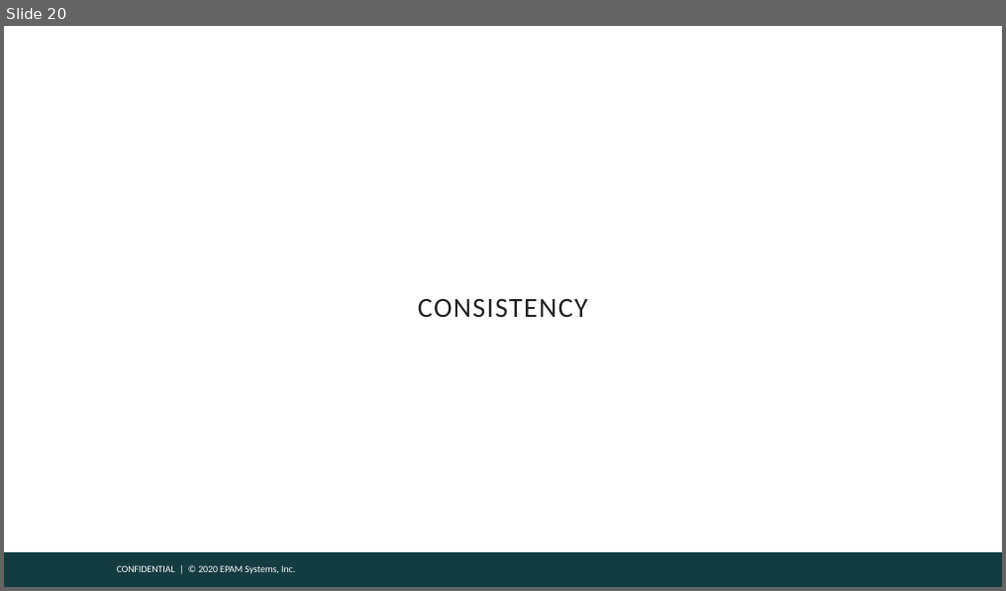
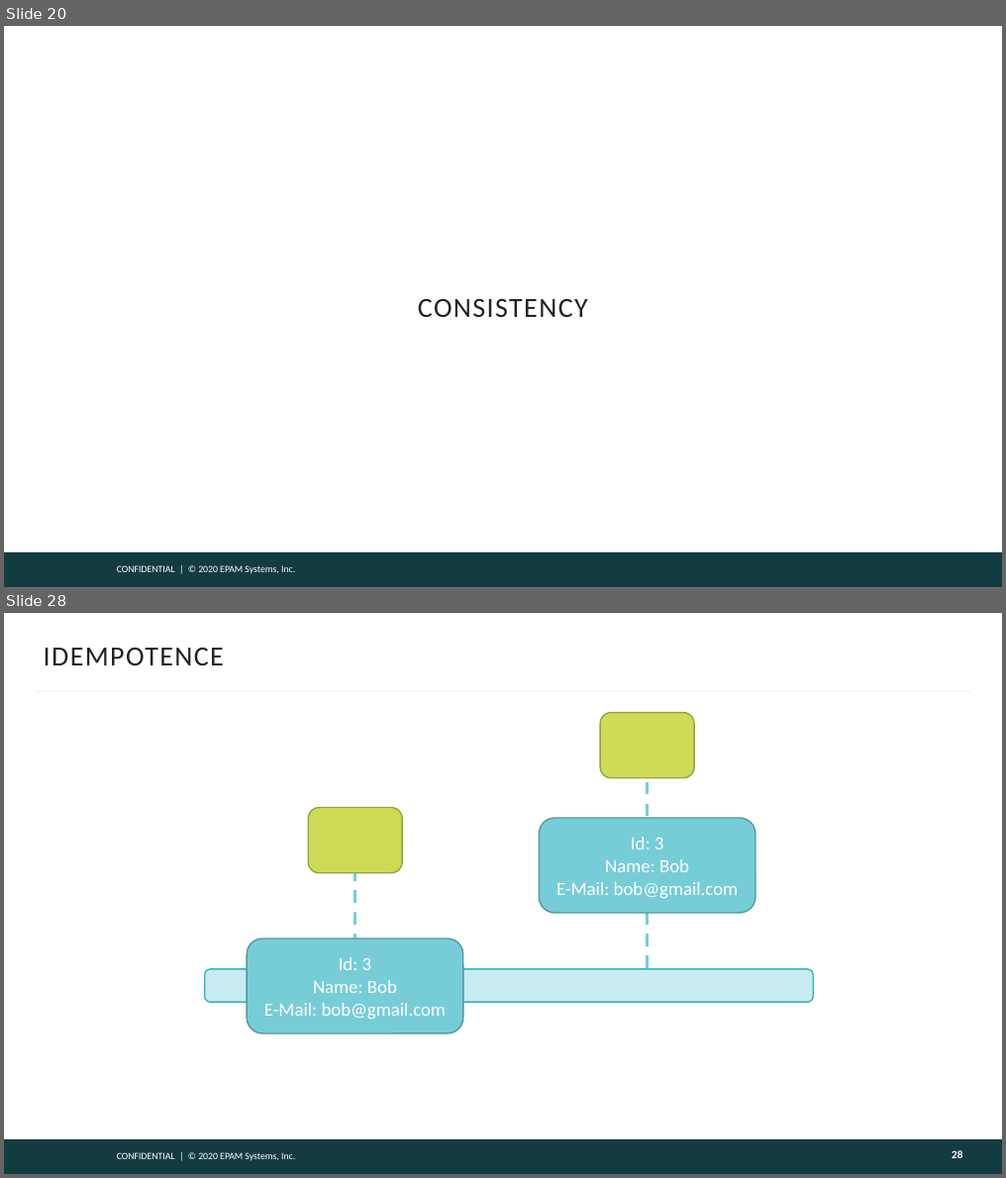
Before and after one commit to gitaroktato/introduction-to-microservices, a slide deck: lecture_3_microservice_patterns.pptx. Shown one above the other, each under a label of ours: slide 20 before the commit, slides 20 and 28 after it; the slides between them are not shown. The pictures are 1006x591 and 1006x1178 pixels, drawn with LibreOffice and Linux fonts; fonts in the diff are those of the drawing; background and template pictures are left out. Boxes give left, top, right and bottom in pixels: in the first picture for what was removed or moved away, otherwise in the second. Text is boxed around its words. In the diff, an @@ line names an element or a change of style, - is before the commit and + after.

```diff
--- a/lecture_3_microservice_patterns.pptx
+++ b/lecture_3_microservice_patterns.pptx
@@ slide 28 added at <box>4,613,1002,1174</box>, background #FFFFFF; not listed: 2 template elements that a slide beside it also shows @@
@@ title added at <box>44,648,224,665</box>, 20 pt, text #222222 @@
+IDEMPOTENCE
@@ line added from (36, 691) to (970, 691), #F5F5F5 1.5 pt @@
@@ rounded rectangle added at <box>600,713,694,778</box>, fill #CEDB56, outline #98A240 1 pt @@
@@ line added from (648, 968) to (648, 777), #76CDD8 2.25 pt dashed @@
@@ rounded rectangle added at <box>308,808,402,873</box>, fill #CEDB56, outline #98A240 1 pt @@
@@ rounded rectangle added at <box>539,818,755,912</box>, fill #76CDD8, outline #5798A0 1 pt, 13.5 pt, text #FFFFFF @@
+Id: 3
+Name: Bob
+E-Mail: bob@gmail.com
@@ line added from (355, 968) to (355, 873), #76CDD8 2.25 pt dashed @@
@@ rounded rectangle added at <box>247,939,463,1033</box>, fill #76CDD8, outline #5798A0 1 pt, 13.5 pt, text #FFFFFF @@
+Id: 3
+Name: Bob
+E-Mail: bob@gmail.com
@@ rounded rectangle added at <box>205,969,813,1002</box>, fill #C8EBEF, outline #38B3C3 1 pt @@
@@ page number added at <box>951,1151,962,1158</box>, 8 pt, text #FEFEFE, bold @@
+28
```
Also in this commit, not shown: 8 other slides added.
